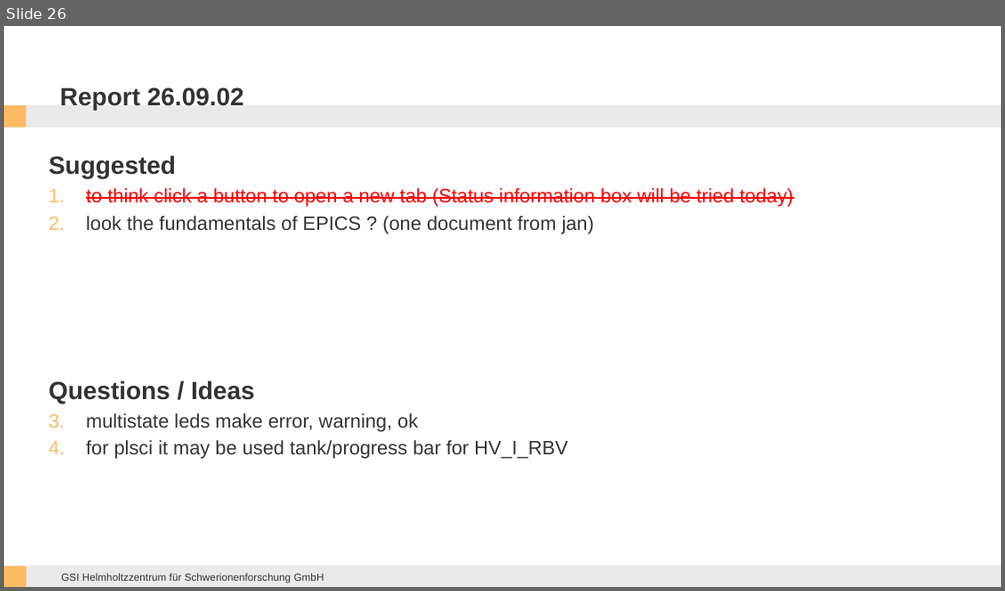
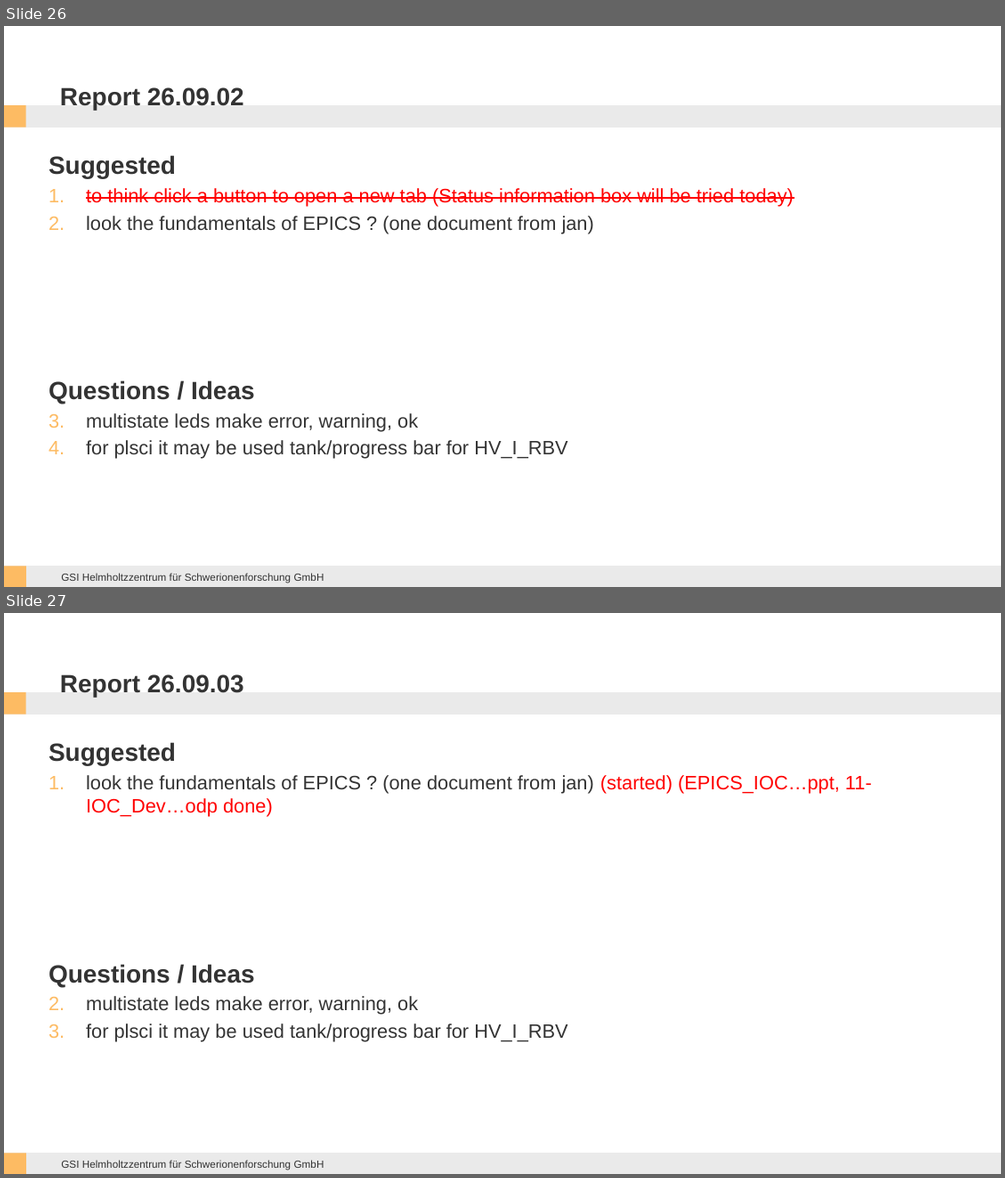
Before and after one commit to ikeshel/sfrs-dcs-epics, a slide deck: CSS_examples/Documentation && Report/CSS works.pptx. Shown one above the other, each under a label of ours: slide 26 before the commit, slides 26 and 27 after it. The pictures are 1005x591 and 1005x1178 pixels, drawn with LibreOffice and Linux fonts; fonts in the diff are those of the drawing; background and template pictures are left out. Boxes give left, top, right and bottom in pixels: in the first picture for what was removed or moved away, otherwise in the second. Text is boxed around its words. In the diff, an @@ line names an element or a change of style, - is before the commit and + after.

```diff
--- a/CSS_examples/Documentation && Report/CSS works.pptx
+++ b/CSS_examples/Documentation && Report/CSS works.pptx
@@ slide 27 added at [4,613,1001,1174], background #FFFFFF; not listed: 5 template elements that a slide beside it also shows @@
@@ title added at [60,674,244,697], 18 pt, text #333333, bold @@
+Report 26.09.03
@@ text added at [48,742,872,1042], 14 pt, text #333333 @@
+Suggested
+1. look the fundamentals of EPICS ? (one document from jan) (started) (EPICS_IOC…ppt, 11-IOC_Dev…odp done)
+Questions / Ideas
+1. multistate leds make error, warning, ok
+2. for plsci it may be used tank/progress bar for HV_I_RBV
```
Also in this commit, not shown: 5 other slides added, 12 other files.
